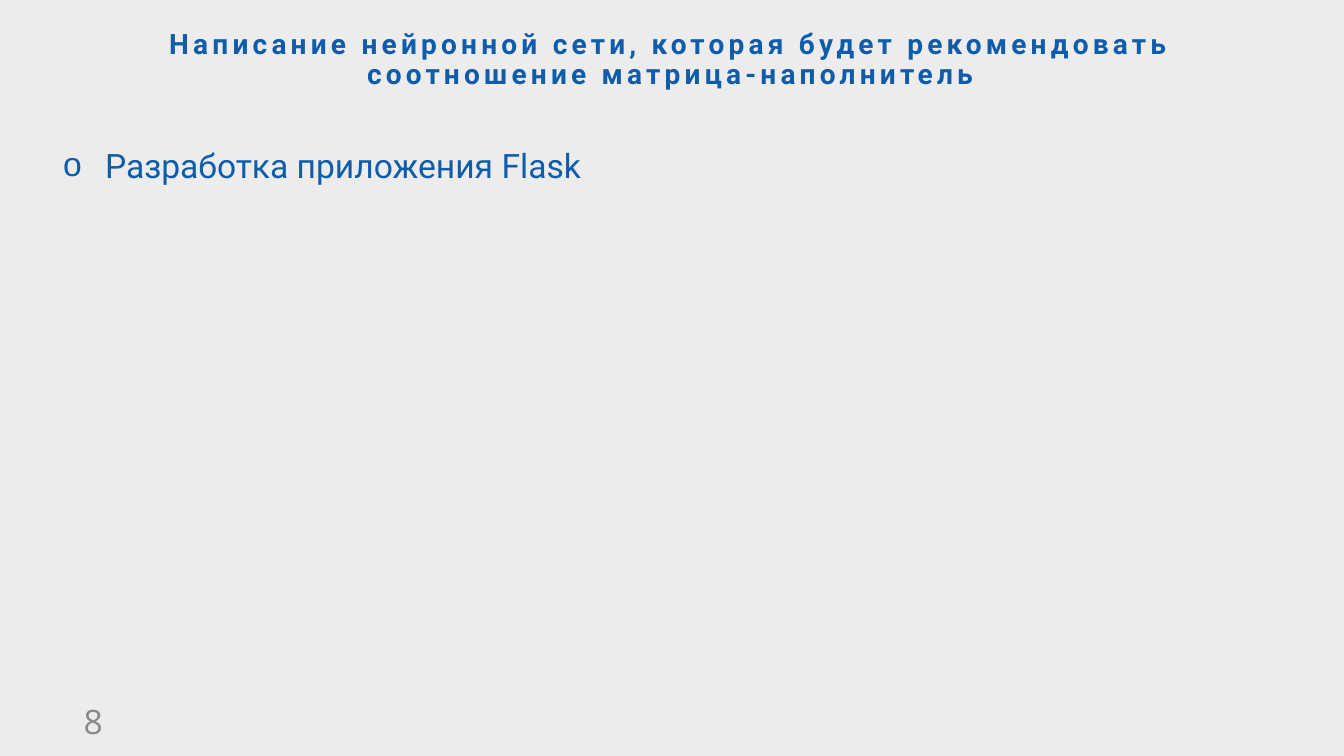
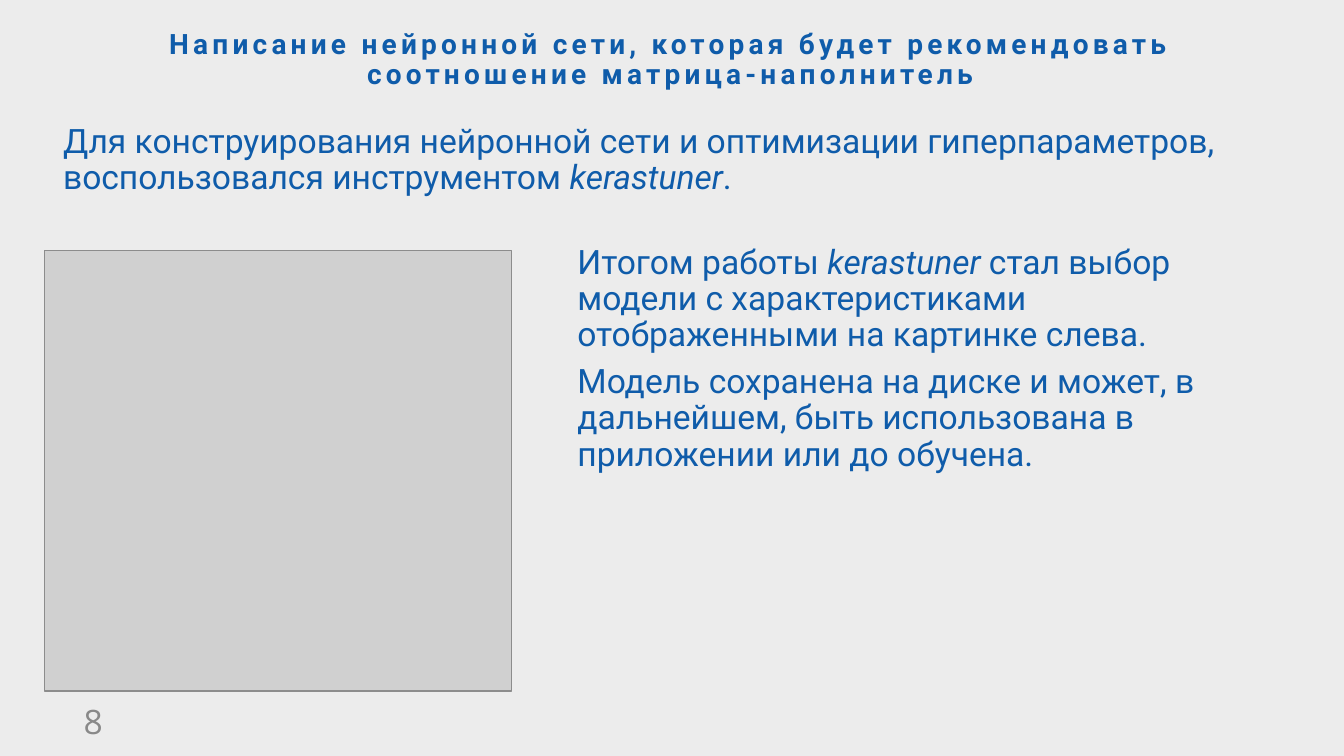
Before and after one commit to ritulupov/BKP, a slide deck: slide 8 of Презентация Тулупов Р И.pptx. Drawn at 1344x756 pixels with LibreOffice and Linux fonts; fonts in the diff are those of the drawing; grey boxes stand for pictures; background and template pictures are left out. Boxes give left, top, right and bottom in pixels: in the first picture for what was removed or moved away, otherwise in the second. Text is boxed around its words. In the diff, an @@ line names an element or a change of style, - is before the commit and + after.

```diff
--- a/Презентация Тулупов Р И.pptx
+++ b/Презентация Тулупов Р И.pptx
@@ text at (63, 128, 1214, 196): text changed @@
-o Разработка приложения Flask
+Для конструирования нейронной сети и оптимизации гиперпараметров, воспользовался инструментом kerastuner.
@@ picture added at (44, 250, 511, 691) @@
@@ text added at (577, 248, 1194, 473), 24 pt, text #0F5CAA @@
+Итогом работы kerastuner стал выбор модели с характеристиками отображенными на картинке слева.
+Модель сохранена на диске и может, в дальнейшем, быть использована в приложении или до обучена.
```
Also in this commit, not shown: 6 other slides changed, 1 slide added, 1 slide removed, 4 other files.
